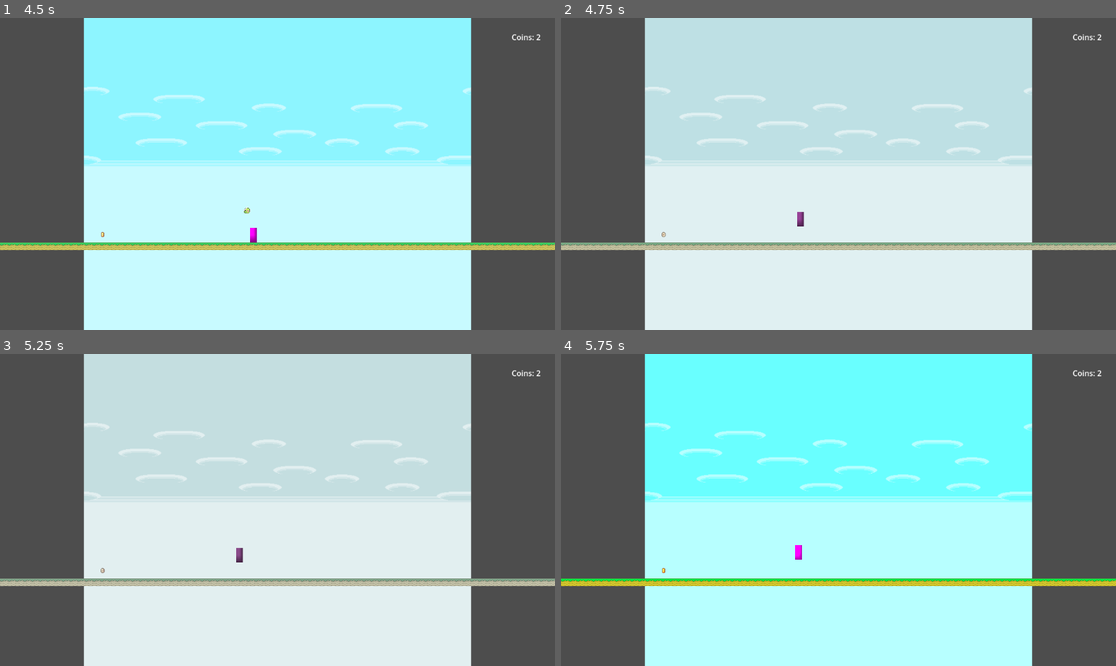
Above: before the commit, frames 1-4 (two rows, left to right).
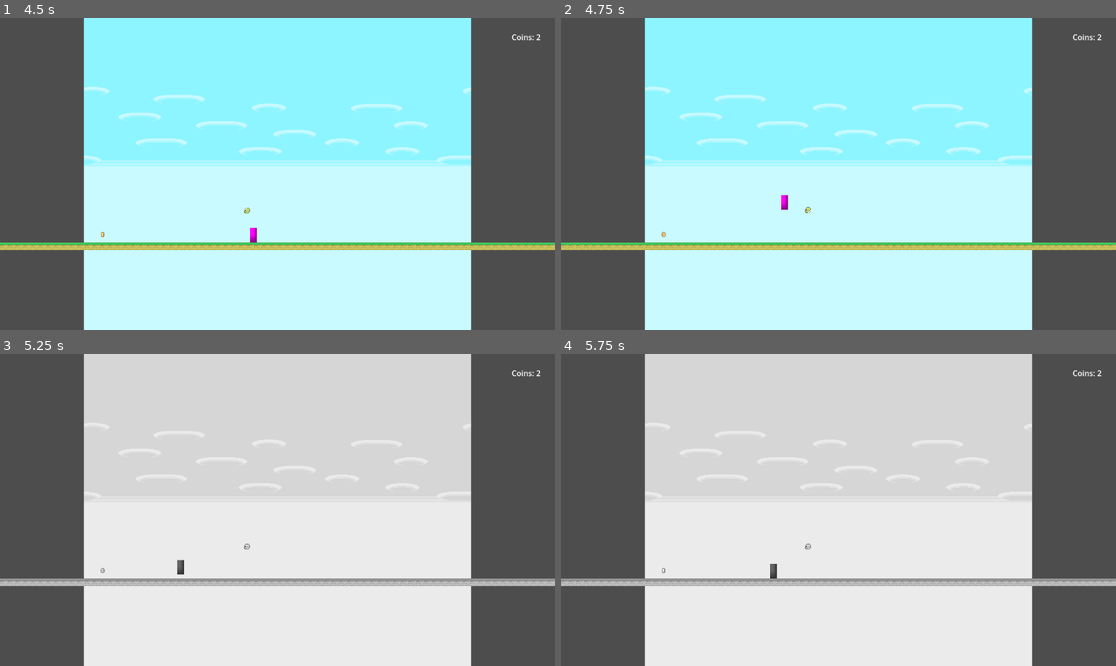
Above: after the commit, the same moments.

Repository: zhao1306/Antigame-Platformer
Game: Godot game, scene res://scenes/main/node_2d.tscn
Same seed, same stepped clock (60 frames per second), same inputs: the game is played once before the commit and once after it. Sound files missing from this copy of the repository are replaced by a short silence.
Inputs:
- Up to frame 1 (4.5 s): tap Enter (ui_accept) at 0.5, 0.77, 1.52, 2, 3.02, 3.77 s; hold Right (ui_right) 0.53-2.03 s; tap J at 0.6, 2.85 s; tap K at 1.35, 3.6 s; hold Left (ui_left) 2.03-2.78 s; tap L at 2.1, 4.35 s; hold Right (ui_right) 2.78-4.28 s; hold Left (ui_left) from 4.28 s (still down)
- Up to frame 2 (4.75 s): keep holding Left (ui_left); tap Enter (ui_accept) at 4.52 s
- Up to frame 3 (5.25 s): release Left (ui_left) at 5.03 s; hold Right (ui_right) from 5.03 s (still down); tap J at 5.1 s
- Up to frame 4 (5.75 s): keep holding Right (ui_right)

Frame 1 is identical in both runs. In frame 2, 35% of the frame differs, in the area x 0-100%, y 0-75%; in frame 3, 0.7%; in frame 4, 71%, in the area x 0-100%, y 0-100%.

Commit message:
placeable power ups
Drag pickups.tscn into the 2d scene and set the data in the inspector to the pickup of your choice

Diff:
--- a/scenes/main/node_2d.tscn
+++ b/scenes/main/node_2d.tscn
@@ -1,10 +1,16 @@
-[gd_scene load_steps=13 format=4 uid="uid://wgbf1aaqpkev"]
+[gd_scene load_steps=26 format=4 uid="uid://wgbf1aaqpkev"]
 
 [ext_resource type="Script" uid="uid://bshtk55v4lnpt" path="res://scripts/MainScene.gd" id="1_0e48y"]
 [ext_resource type="Script" uid="uid://d3akxcp6d5n4a" path="res://scripts/entities/player.gd" id="1_wtcfe"]
 [ext_resource type="Texture2D" uid="uid://bchv41i5md0ko" path="res://Assets (Little Runmo)/6_Backgrounds/Level_One_1.png" id="2_q6r6c"]
 [ext_resource type="PackedScene" uid="uid://cmcuucbqyuct1" path="res://scenes/ui/UI.tscn" id="2_ui"]
 [ext_resource type="Texture2D" uid="uid://bmo7n55npf4oo" path="res://Assets (Little Runmo)/2_Tileset/Surface/Grass_Block.png" id="3_epypp"]
+[ext_resource type="PackedScene" uid="uid://cxx5qkmpkrvkv" path="res://scenes/pickups/Pickup.tscn" id="6_hmsq2"]
+[ext_resource type="Script" uid="uid://clni6pvrr070n" path="res://scripts/pickups/CoinData.gd" id="7_11oak"]
+[ext_resource type="PackedScene" path="res://scenes/pickups/QuestionBlock.tscn" id="7_n6tn7"]
+[ext_resource type="Script" uid="uid://d4a7i7hfm2ayj" path="res://scripts/pickups/DrugPowerupData.gd" id="8_11oak"]
+[ext_resource type="Texture2D" path="res://Assets (Little Runmo)/4_Items/Coin.png" id="9_coin"]
+[ext_resource type="Texture2D" path="res://Assets (Little Runmo)/4_Items/1_Up.png" id="10_powerup"]
 
 [sub_resource type="Environment" id="Environment_1"]
 
@@ -307,6 +313,41 @@
 physics_layer_0/collision_layer = 1
 sources/0 = SubResource("TileSetAtlasSource_0hol4")
 
+[sub_resource type="Resource" id="Resource_vny8j"]
+script = ExtResource("7_11oak")
+metadata/_custom_type_script = "uid://clni6pvrr070n"
+texture = ExtResource("9_coin")
+
+[sub_resource type="Resource" id="Resource_el5g4"]
+script = ExtResource("7_11oak")
+metadata/_custom_type_script = "uid://clni6pvrr070n"
+texture = ExtResource("9_coin")
+
+[sub_resource type="Resource" id="Resource_kywn2"]
+script = ExtResource("7_11oak")
+metadata/_custom_type_script = "uid://clni6pvrr070n"
+texture = ExtResource("9_coin")
+
+[sub_resource type="Resource" id="Resource_h0xs0"]
+script = ExtResource("7_11oak")
+metadata/_custom_type_script = "uid://clni6pvrr070n"
+texture = ExtResource("9_coin")
+
+[sub_resource type="Resource" id="Resource_vvebl"]
+script = ExtResource("7_11oak")
+metadata/_custom_type_script = "uid://clni6pvrr070n"
+texture = ExtResource("9_coin")
+
+[sub_resource type="Resource" id="Resource_m64vw"]
+script = ExtResource("8_11oak")
+metadata/_custom_type_script = "uid://d4a7i7hfm2ayj"
+texture = ExtResource("10_powerup")
+
+[sub_resource type="Resource" id="Resource_n6tn7"]
+script = ExtResource("8_11oak")
+metadata/_custom_type_script = "uid://d4a7i7hfm2ayj"
+texture = ExtResource("10_powerup")
+
 [node name="MainScene (Node2D)" type="Node2D"]
 script = ExtResource("1_0e48y")
 
@@ -364,3 +405,55 @@
 position = Vector2(3, 0)
 tile_map_data = PackedByteArray("AACX/wEAAAAMAAAAAACY/wEAAAANAAAAAACZ/wEAAAANAAAAAACa/wEAAAANAAAAAACb/wEAAAANAAAAAACc/w …(3856 unchanged characters)…
 tile_set = SubResource("TileSet_q6r6c")
+
+[node name="Pickup" parent="." instance=ExtResource("6_hmsq2")]
+position = Vector2(1700, -78)
+data = SubResource("Resource_vny8j")
+
+[node name="Pickup" parent="Pickup" instance=ExtResource("6_hmsq2")]
+position = Vector2(1700, -78)
+data = SubResource("Resource_vny8j")
+
+[node name="Pickup2" parent="Pickup" instance=ExtResource("6_hmsq2")]
+position = Vector2(1700, -78)
+data = SubResource("Resource_vny8j")
+
+[node name="Pickup" parent="Pickup/Pickup2" instance=ExtResource("6_hmsq2")]
+position = Vector2(1700, -78)
+data = SubResource("Resource_vny8j")
+
+[node name="Pickup2" parent="." instance=ExtResource("6_hmsq2")]
+position = Vector2(1720, -78)
+data = SubResource("Resource_el5g4")
+
+[node name="Pickup3" parent="." instance=ExtResource("6_hmsq2")]
+position = Vector2(1563, -105)
+data = SubResource("Resource_vny8j")
+
+[node name="Pickup4" parent="." instance=ExtResource("6_hmsq2")]
+position = Vector2(1546, -105)
+data = SubResource("Resource_vny8j")
+
+[node name="Pickup5" parent="." instance=ExtResource("6_hmsq2")]
+position = Vector2(1530, -105)
+data = SubResource("Resource_vny8j")
+
+[node name="Pickup6" parent="." instance=ExtResource("6_hmsq2")]
+position = Vector2(1850, -200)
+data = SubResource("Resource_kywn2")
+
+[node name="Pickup7" parent="." instance=ExtResource("6_hmsq2")]
+position = Vector2(1832, -201)
+data = SubResource("Resource_h0xs0")
+
+[node name="Pickup8" parent="." instance=ExtResource("6_hmsq2")]
+position = Vector2(1867, -199)
+data = SubResource("Resource_vvebl")
+
+[node name="QuestionBlock" parent="." instance=ExtResource("7_n6tn7")]
+position = Vector2(1851, -276)
+powerup_data = SubResource("Resource_m64vw")
+
+[node name="Pickup9" parent="." instance=ExtResource("6_hmsq2")]
+position = Vector2(-254, -36)
+data = SubResource("Resource_n6tn7")
--- a/scenes/pickups/Pickup.tscn
+++ b/scenes/pickups/Pickup.tscn
@@ -1,18 +1,18 @@
-[gd_scene load_steps=4 format=3 uid="uid://cxx5qkmpkrvkv"]
+[gd_scene load_steps=3 format=3 uid="uid://cxx5qkmpkrvkv"]
 
 [ext_resource type="Script" uid="uid://fefeuqpre8ro" path="res://scripts/pickups/Pickup.gd" id="1_pickup"]
-[ext_resource type="Texture2D" uid="uid://c0phkdr7u2fb6" path="res://Assets (Little Runmo)/12_Map/Coin.png" id="2_clep7"]
 
 [sub_resource type="CircleShape2D" id="CircleShape2D_1"]
-radius = 16.0
+radius = 8.0
 
 [node name="Pickup" type="Area2D"]
+monitoring = true
+monitorable = false
 script = ExtResource("1_pickup")
 
 [node name="Sprite2D" type="Sprite2D" parent="."]
 offset = Vector2(0, 0)
 centered = true
-texture = ExtResource("2_clep7")
 
 [node name="CollisionShape2D" type="CollisionShape2D" parent="."]
 shape = SubResource("CircleShape2D_1")
--- /dev/null
+++ b/scenes/pickups/QuestionBlock.tscn
@@ -0,0 +1,28 @@
+[gd_scene load_steps=5 format=4 uid="uid://bq8x3k2m5n7qa"]
+
+[ext_resource type="Script" path="res://scripts/pickups/QuestionBlock.gd" id="1_question"]
+[ext_resource type="Texture2D" path="res://Assets (Little Runmo)/question_block.png" id="2_texture"]
+
+[sub_resource type="RectangleShape2D" id="RectangleShape2D_1"]
+size = Vector2(16, 16)
+
+[sub_resource type="RectangleShape2D" id="RectangleShape2D_2"]
+size = Vector2(16, 4)
+
+[node name="QuestionBlock" type="StaticBody2D"]
+script = ExtResource("1_question")
+
+[node name="Sprite2D" type="Sprite2D" parent="."]
+texture = ExtResource("2_texture")
+hframes = 5
+vframes = 1
+frame = 0
+
+[node name="CollisionShape2D" type="CollisionShape2D" parent="."]
+shape = SubResource("RectangleShape2D_1")
+
+[node name="HitDetector" type="Area2D" parent="."]
+
+[node name="CollisionShape2D" type="CollisionShape2D" parent="HitDetector"]
+position = Vector2(0, -10)
+shape = SubResource("RectangleShape2D_2")
--- a/scripts/pickups/Pickup.gd
+++ b/scripts/pickups/Pickup.gd
@@ -2,67 +2,94 @@
 
 # Pickup script - handles collection of items
 
-@export var data: PickupData
+var _data: PickupData
+@export var data: PickupData:
+	get:
+		return _data
+	set(value):
+		_data = value
+		# If already in tree, re-initialize sprite
+		if is_inside_tree() and _data:
+			call_deferred("_setup_sprite")
+
 @export var hframes: int = 1  # Horizontal frames in spritesheet (set in Inspector)
 @export var vframes: int = 1  # Vertical frames in spritesheet (set in Inspector)
 @onready var sprite: Sprite2D = $Sprite2D
 @onready var collect_sound: AudioStreamPlayer = $CollectSound
 
 var animation_tween: Tween
+var movement_enabled: bool = false
+var move_speed: float = 50.0  # Pixels per second
+var move_direction: Vector2 = Vector2.RIGHT  # Default: move right
+var sprite_initialized: bool = false
 
 func _ready():
 	# Ensure sprite is visible and properly configured
 	sprite.visible = true
 	sprite.scale = Vector2(1, 1)  # Ensure scale is set
+	sprite.centered = true
+	sprite.offset = Vector2.ZERO
 
-	# Set sprite texture from data
-	if not data:
-		print("Pickup: ERROR - data is null!")
+	# Connect body_entered signal
+	body_entered.connect(_on_body_entered)
+
+	# Sync _data from the actual export property (in case setter didn't fire when loading from scene)
+	# This handles the case where scene is loaded with data already set
+	# Use get() to access the raw property value without triggering getter
+	var exported_data = get("data")
+	if not _data and exported_data:
+		_data = exported_data
+
+	# Setup sprite if data is already set
+	if _data:
+		_setup_sprite()
+
+func _setup_sprite():
+	if sprite_initialized:
+		return  # Already initialized
+
+	if not _data:
 		return
 
-	if not data.texture:
-		print("Pickup: ERROR - data.texture is null! Data type: ", data.get_script().get_path())
+	if not _data.texture:
 		return
 
-	sprite.texture = data.texture
-
-	if not sprite.texture:
-		print("Pickup: ERROR - sprite.texture is null after assignment!")
-		return
-
-	# Get texture path for checking
+	# Get texture path for checking BEFORE setting texture
 	var texture_path = ""
-	if data.texture.has_method("get_path"):
-		texture_path = data.texture.get_path()
-	elif data.texture.resource_path:
-		texture_path = data.texture.resource_path
+	if _data.texture.has_method("get_path"):
+		texture_path = _data.texture.get_path()
+	elif _data.texture.resource_path:
+		texture_path = _data.texture.resource_path
 	else:
-		texture_path = str(data.texture)
-
-	print("Pickup: Setting up sprite with texture path: ", texture_path)
+		texture_path = str(_data.texture)
 
 	# Auto-set frame counts based on pickup type (can be overridden in Inspector)
 	if hframes == 1 and vframes == 1:  # Only auto-set if using defaults
-		if "Coin" in texture_path or data is CoinData:
+		if "Coin" in texture_path or _data is CoinData:
 			hframes = 6
 			vframes = 1
-			print("Pickup: Auto-set Coin to 6 hframes, 1 vframe")
-		elif "1_Up" in texture_path or data is DrugPowerupData:
+		elif "1_Up" in texture_path or _data is DrugPowerupData:
 			hframes = 16
 			vframes = 1
-			print("Pickup: Auto-set 1_Up to 16 hframes, 1 vframe")
+
+	# Set sprite frames BEFORE setting texture
+	sprite.hframes = hframes
+	sprite.vframes = vframes
+	sprite.frame = 0
+
+	# Now set the texture
+	sprite.texture = _data.texture
+
+	if not sprite.texture:
+		return
 
 	# Use configured frame counts (set in Inspector or auto-detected above)
 	var total_frames = hframes * vframes
 
-	# Set sprite frames
-	sprite.hframes = hframes
-	sprite.vframes = vframes
-	sprite.frame = 0
-	sprite.centered = true
-	sprite.offset = Vector2.ZERO
-
-	print("Pickup: Configured spritesheet - hframes: ", hframes, ", vframes: ", vframes, ", total frames: ", total_frames)
+	# Stop any existing animation
+	if animation_tween:
+		animation_tween.kill()
+		animation_tween = null
 
 	# Animate if multiple frames
 	if total_frames > 1:
@@ -70,10 +97,16 @@
 		animation_tween.set_loops()
 		var anim_duration = total_frames * 0.1  # ~10 FPS
 		animation_tween.tween_method(_set_frame, 0, total_frames - 1, anim_duration)
-		print("Pickup: Started animation with ", total_frames, " frames")
 
-	# Connect body_entered signal
-	body_entered.connect(_on_body_entered)
+	sprite_initialized = true
+
+func _physics_process(delta):
+	if movement_enabled:
+		# Simple movement
+		global_position += move_direction * move_speed * delta
+
+func set_movement_enabled(enabled: bool):
+	movement_enabled = enabled
 
 func _set_frame(frame: int):
 	sprite.frame = int(frame)
@@ -92,7 +125,7 @@
 		# Play collection sound - reparent to scene root so it can finish playing
 		if collect_sound:
 			var sound_to_play: AudioStreamPlayer2D = null
-			if data is CoinData:
+			if _data is CoinData:
 				var coin_sound = load("res://Assets (Little Runmo)/8_Music_Sound Effects/Coin.wav")
 				if coin_sound:
 					sound_to_play = AudioStreamPlayer2D.new()
@@ -102,7 +135,7 @@
 					sound_to_play.play()
 					# Auto-delete sound player when finished
 					sound_to_play.finished.connect(func(): sound_to_play.queue_free())
-			elif data is DrugPowerupData:
+			elif _data is DrugPowerupData:
 				var powerup_sound = load("res://Assets (Little Runmo)/8_Music_Sound Effects/1up.wav")
 				if powerup_sound:
 					sound_to_play = AudioStreamPlayer2D.new()
@@ -114,12 +147,12 @@
 					sound_to_play.finished.connect(func(): sound_to_play.queue_free())
 
 		# Apply the effect
-		if data:
-			data.apply_effect(body)
+		if _data:
+			_data.apply_effect(body)
 
 		# Spawn particles if available
-		if data and data.particle_effect:
-			var particles = data.particle_effect.instantiate()
+		if _data and _data.particle_effect:
+			var particles = _data.particle_effect.instantiate()
 			get_parent().add_child(particles)
 			particles.global_position = global_position
 
--- /dev/null
+++ b/scripts/pickups/QuestionBlock.gd
@@ -0,0 +1,82 @@
+extends StaticBody2D
+
+# Question Block - spawns powerups when hit from below
+
+@export var powerup_data: PickupData  # The pickup to spawn (set in Inspector)
+@export var move_powerup: bool = true  # Whether the spawned powerup should move right
+
+@onready var sprite: Sprite2D = $Sprite2D
+@onready var collision: CollisionShape2D = $CollisionShape2D
+@onready var hit_detector: Area2D = $HitDetector
+
+var is_hit: bool = false
+var animation_tween: Tween
+var total_frames: int = 5  # 1 base + 4 animation frames
+
+func _ready():
+	# Setup sprite for 5 frames (1 base + 4 animation)
+	sprite.hframes = 5
+	sprite.vframes = 1
+	sprite.frame = 0
+	sprite.centered = true
+
+	# Connect hit detector
+	if hit_detector:
+		hit_detector.body_entered.connect(_on_hit_detector_body_entered)
+
+func _on_hit_detector_body_entered(body: Node2D):
+	# Only trigger if hit from below and not already hit
+	if is_hit:
+		return
+
+	# Check if it's the player
+	if body.is_in_group("player"):
+		var player = body as CharacterBody2D
+		if player:
+			# Check if player is moving upward (hitting from below)
+			# Also check if player's top is below the block's bottom
+			var player_top = player.global_position.y - 8  # Approximate player top
+			var block_bottom = global_position.y + 8
+
+			if player.velocity.y < 0 and player_top < block_bottom:
+				hit_from_below()
+
+func hit_from_below():
+	if is_hit:
+		return
+
+	is_hit = true
+	print("QuestionBlock: Hit from below!")
+
+	# Play animation: frames 0->1->2->3->4 (stay on frame 4)
+	animation_tween = create_tween()
+	animation_tween.set_parallel(false)
+
+	# Animate through frames 1-4 (skip frame 0, it's the base)
+	for frame in range(1, 5):
+		animation_tween.tween_callback(func(): sprite.frame = frame)
+		animation_tween.tween_interval(0.1)  # 100ms per frame
+
+	# Stay on frame 4 (inert block)
+	animation_tween.tween_callback(func(): sprite.frame = 4)
+
+	# Spawn powerup
+	if powerup_data:
+		spawn_powerup()
+
+func spawn_powerup():
+	var pickup_scene = load("res://scenes/pickups/Pickup.tscn")
+	if not pickup_scene:
+		print("QuestionBlock: ERROR - Could not load Pickup scene!")
+		return
+
+	var pickup = pickup_scene.instantiate()
+	pickup.data = powerup_data
+	pickup.global_position = global_position + Vector2(0, -32)  # Spawn above block
+
+	# Enable movement if requested
+	if move_powerup:
+		pickup.set_movement_enabled(true)
+
+	get_parent().add_child(pickup)
+	print("QuestionBlock: Spawned powerup at ", pickup.global_position)
Binary file added: Assets (Little Runmo)/question_block.png
Not shown, added: Assets (Little Runmo)/question_block.png.import
Not shown, added: scripts/pickups/QuestionBlock.gd.uid
Not shown, changed: .DS_Store
